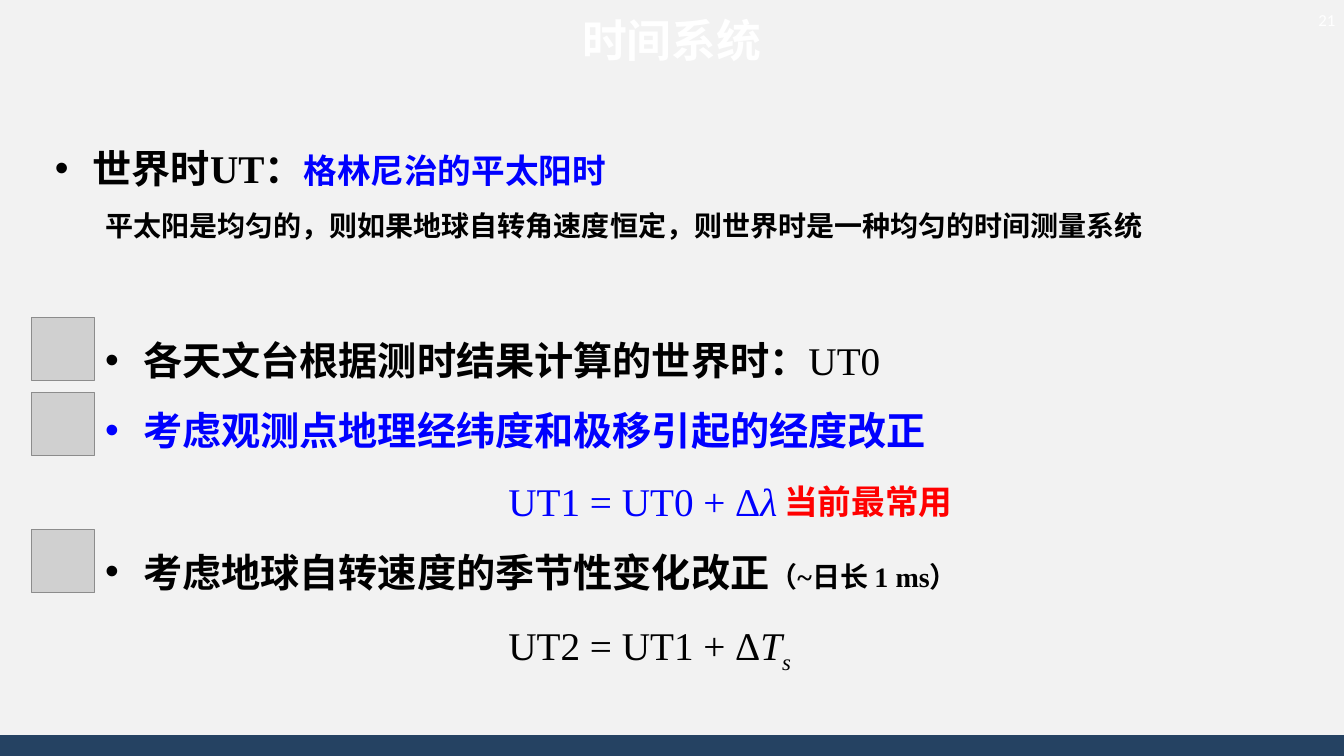
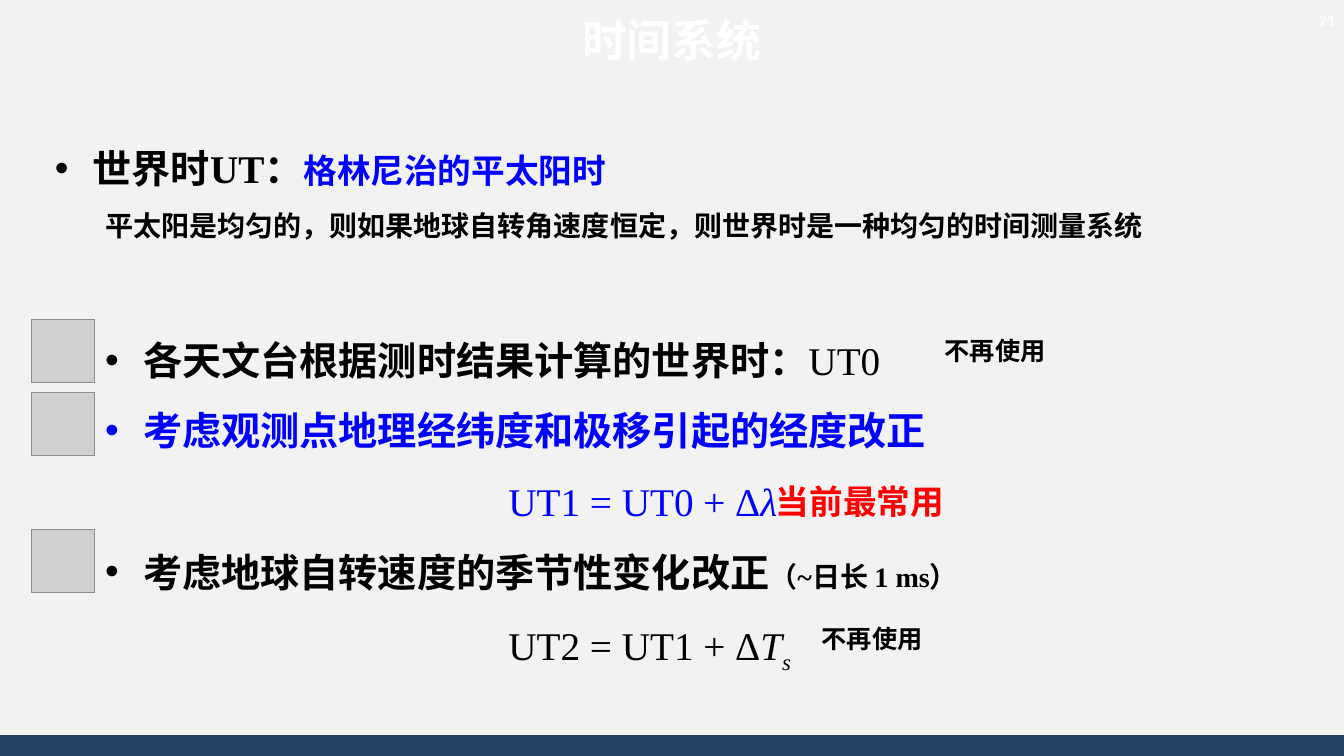
Before and after one commit to AsBackup/DAOSSA, a slide deck: slide 21 of 01 天球概念与时间系统.pptx. Drawn at 1344x756 pixels with LibreOffice and Linux fonts; fonts in the diff are those of the drawing; grey boxes stand for pictures; background and template pictures are left out. Boxes give left, top, right and bottom in pixels: in the first picture for what was removed or moved away, otherwise in the second. Text is boxed around its words. In the diff, an @@ line names an element or a change of style, - is before the commit and + after.

```diff
--- a/01 天球概念与时间系统.pptx
+++ b/01 天球概念与时间系统.pptx
@@ text added at [945,338,1046,363], 18 pt, text #000000, bold @@
+不再使用
@@ text "当前最常用": place and size @@
-text "当前最常用" at [784,485,952,517]
+text "当前最常用" at [776,485,944,517]
@@ text added at [822,626,923,651], 18 pt, text #000000, bold @@
+不再使用
```
Also in this commit, not shown: 6 other slides changed.
